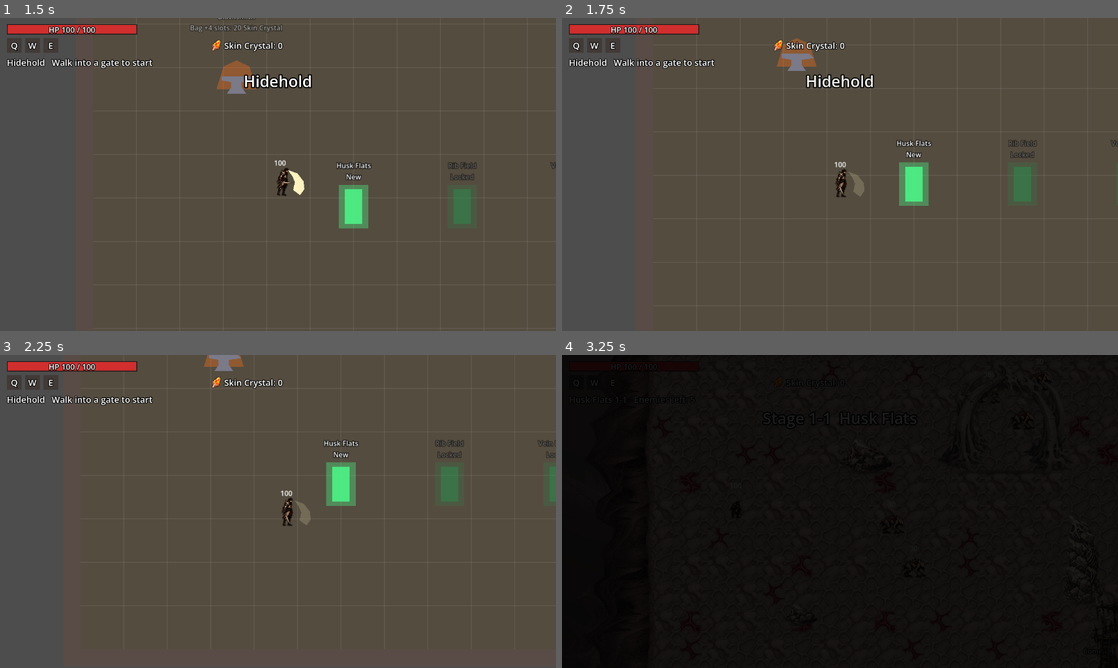
Above: before the commit, frames 1-4 (two rows, left to right).
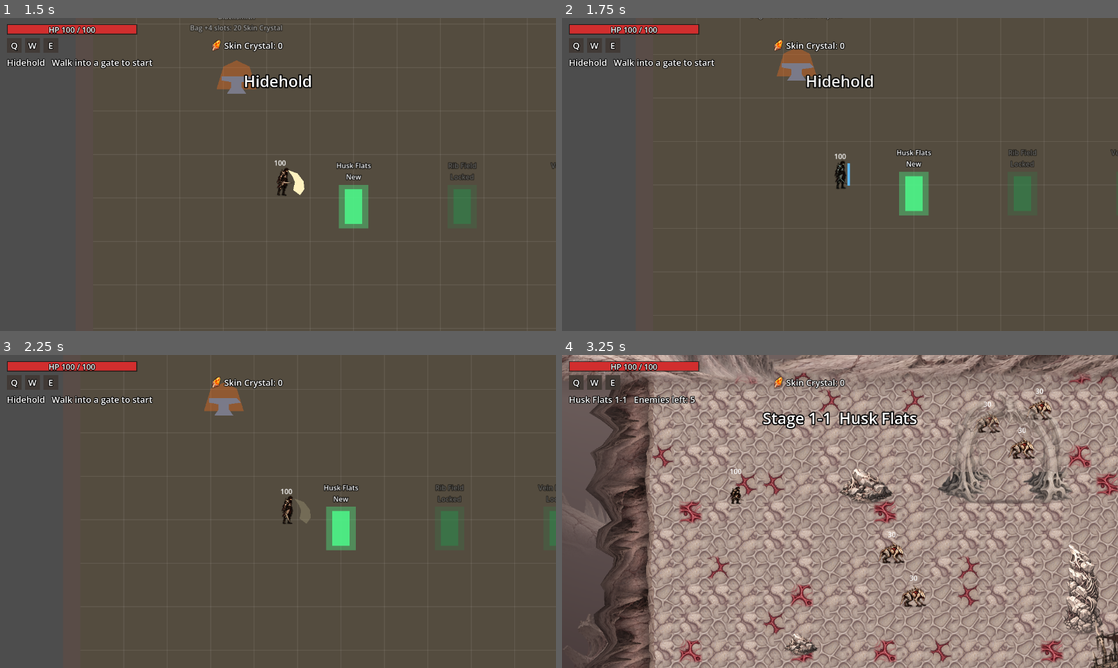
Above: after the commit, the same moments.

Repository: knc219-a11y/second-game
Game: Godot game, scene res://scenes/title.tscn
The game is run twice, just before and just after one commit, with the same random seed, the same clock (stepped at 60 frames per second) and the same inputs.
Inputs:
- Up to frame 1 (1.5 s): tap Enter (ui_accept) at 0.5, 0.77 s; hold Right (move_right) 0.53-1.28 s; hold X (attack) 0.53-1.28 s; tap Space (roll) at 0.8, 1.35 s; hold Down (move_down) from 1.28 s (still down)
- Up to frame 2 (1.75 s): keep holding Down (move_down); tap Enter (ui_accept) at 1.52 s; tap Z (parry, bound only after the commit) at 1.55 s
- Up to frame 3 (2.25 s): release Down (move_down) at 2.03 s; hold Right (move_right) from 2.03 s (still down); hold X (attack) from 2.03 s (still down); tap Z (parry, bound only after the commit) at 2.1 s
- Up to frame 4 (3.25 s): release Right (move_right) at 2.78 s; release X (attack) at 2.78 s; hold Up (move_up) from 2.78 s (still down); tap X (attack) at 2.85 s; tap Enter (ui_accept) at 3.02 s; tap Space (roll) at 3.05 s

Frame 1 is identical in both runs. In frame 2, 1.8% of the frame differs, in the area x 35-100%, y 0-64%; in frame 3, 3.8%; in frame 4, 99%, in the area x 0-100%, y 0-100%.

Commit message:
Z parry: guard just before a melee swing lands cancels it and staggers the enemy
Co-Authored-By: Claude Opus 5.5 (1M context) <noreply@anthropic.com>
Claude-Session: https://claude.ai/code/session_01TRGKGnFGLNnyFZsrpUGuVL

Diff:
--- a/project.godot
+++ b/project.godot
@@ -73,6 +73,11 @@
 "events": [Object(InputEventKey,"resource_local_to_scene":false,"resource_name":"","device":-1,"window_id":0,"alt_press …(190 unchanged characters)…
 ]
 }
+parry={
+"deadzone": 0.5,
+"events": [Object(InputEventKey,"resource_local_to_scene":false,"resource_name":"","device":-1,"window_id":0,"alt_pressed":false,"shift_pressed":false,"ctrl_pressed":false,"meta_pressed":false,"pressed":false,"keycode":0,"physical_keycode":90,"key_label":0,"unicode":0,"location":0,"echo":false,"script":null)
+]
+}
 interact={
 "deadzone": 0.5,
 "events": [Object(InputEventKey,"resource_local_to_scene":false,"resource_name":"","device":-1,"window_id":0,"alt_press …(190 unchanged characters)…
--- a/scripts/enemy.gd
+++ b/scripts/enemy.gd
@@ -77,6 +77,14 @@
 # read and dodge) and hits for less.
 @export var counter_startup: float = 0.45
 @export var counter_damage: int = 5
+# Parried by the Player (player.gd try_parry): the swing or leap is cancelled,
+# it is pushed parry_push px away and stands dazed for stagger_duration s
+# (stagger_color tint): no moving or attacking, and hits on it don't set up a
+# counter. Its next swing waits stagger_attack_delay s more after that.
+@export var stagger_duration: float = 1.0
+@export var stagger_attack_delay: float = 0.3
+@export var parry_push: float = 20.0
+@export var stagger_color: Color = Color(0.55, 0.75, 1, 1)
 # Leap (Stage 1 camp leader only; off while leap_distance is 0): standing on the
 # Player's line leap_min..leap_range px away with the leap ready, it winds up
 # leap_startup s with the danger zone stretched over the whole jump, then jumps
@@ -187,6 +195,7 @@
 var counter_ready: bool = false
 var is_counter: bool = false
 var is_leaping: bool = false
+var stagger_left: float = 0.0
 var leap_cooldown_left: float = 0.0
 var warn_polygon: PackedVector2Array
 # Ranged variant: 1 = down, -1 = up while sidestepping round something, else 0.
@@ -228,6 +237,10 @@
 		cooldown_left -= delta
 	if leap_cooldown_left > 0.0:
 		leap_cooldown_left -= delta
+	if stagger_left > 0.0:
+		stagger_left -= delta
+		if stagger_left <= 0.0 and flash_time_left <= 0.0:
+			_paint(_body_color())
 
 	# Priority: knockback > attack > chase.
 	if knockback_time_left > 0.0:
@@ -235,6 +248,8 @@
 		knockback_time_left -= step
 		# move_and_collide so walls and other bodies stop the slide.
 		move_and_collide(Vector2(knockback_dir * knockback_push / knockback_duration * step, 0.0))
+	elif stagger_left > 0.0:
+		velocity = Vector2.ZERO
 	elif attack_phase != AttackPhase.NONE:
 		# Stands still for the whole attack so it never slides mid-swing.
 		velocity = Vector2.ZERO
@@ -565,6 +580,8 @@
 
 
 func _body_color() -> Color:
+	if stagger_left > 0.0:
+		return stagger_color
 	if attack_phase != AttackPhase.STARTUP:
 		return base_color
 	return counter_color if is_counter else telegraph_color
@@ -579,6 +596,9 @@
 	for area in hitbox.get_overlapping_areas():
 		var target := area.get_parent()
 		if target.has_method("take_damage"):
+			if target.has_method("try_parry") and target.try_parry(self):
+				parried(int(attack_pivot.scale.x))
+				return
 			# Push the Player the way the swing faces (left/right only).
 			target.take_damage(counter_damage if is_counter else attack_damage, int(attack_pivot.scale.x))
 			attack_landed = true
@@ -633,8 +653,21 @@
 		knockback_dir = direction
 		knockback_time_left = knockback_duration
 		knockback_push = knockback_distance * knockback_scale
-		if not super_armor and not is_ranged:
+		if not super_armor and not is_ranged and stagger_left <= 0.0:
 			counter_ready = true
+
+
+# The Player parried this swing (dir = the way it was swinging).
+func parried(dir: int) -> void:
+	_end_attack()
+	counter_ready = false
+	stagger_left = stagger_duration
+	cooldown_left = maxf(cooldown_left, stagger_duration + stagger_attack_delay)
+	if knockback_duration > 0.0:
+		knockback_dir = -dir
+		knockback_time_left = knockback_duration
+		knockback_push = parry_push
+	_paint(_body_color())
 
 
 # A one-off Label in the world (not on the enemy, which may die from this hit).
--- a/scripts/player.gd
+++ b/scripts/player.gd
@@ -279,6 +279,22 @@
 @export var hook_hit_pitch: float = 0.75
 @export var hook_color: Color = Color(0.95, 0.55, 0.5, 1)
 @export var shake_hook: float = 2.0
+# Parry (Z): optional. Facing an enemy, a press opens parry_window s of guard;
+# a melee swing or leap that would land on the Player in that time does no
+# damage and the enemy is staggered (enemy.gd parried(), stagger_duration),
+# an opening for a free combo. The guard is rooted: no moving, attacking or
+# rolling. A whiff stays rooted parry_recovery s more and parry_cooldown runs
+# from the press; a parry frees the Player at once and resets the cooldown.
+# Ranged shots aren't Z's job: an X swing already swats them (parry_pitch).
+# Placeholder look: a pale blue tint and a guard bar in front while open,
+# grey during the whiff recovery.
+@export var parry_window: float = 0.2
+@export var parry_recovery: float = 0.25
+@export var parry_cooldown: float = 0.8
+@export var parry_hitstop: float = 0.12
+@export var parry_color: Color = Color(0.6, 0.85, 1, 1)
+@export var parry_whiff_color: Color = Color(0.6, 0.6, 0.6, 1)
+@export var shake_parry: float = 5.0
 # A roll passes through enemy bodies (physics layer "enemy_body"); walls still
 # block it. Both ways are turned off: the Player ignores enemies, and its body
 # leaves "world" so chasing enemies don't get shoved ahead of the roll. If the
@@ -375,6 +391,11 @@
 var hook_dir: int = 1
 var hook_shape := RectangleShape2D.new()
 var hook_line: Line2D
+# Window + whiff recovery left (rooted while > 0); the guard is open while > parry_recovery.
+var parry_time_left: float = 0.0
+var parry_cooldown_left: float = 0.0
+var parry_bar: Polygon2D
+var parries: int = 0
 
 @onready var visual: Node2D = $Visual
 @onready var camera: Camera2D = $Camera2D
@@ -475,6 +496,7 @@
 	dash_shape.size = dash_hit_size
 	hook_shape.size = Vector2(hook_range, hook_height)
 	_build_hook_line()
+	_build_parry_bar()
 	_update_skill_label()
 	_update_material_label()
 	# Deferred: equip_pet adds the pet to the map, which is still adding its children now.
@@ -552,6 +574,9 @@
 		hook_cooldown_left -= delta
 		_update_skill_label()
 
+	if parry_cooldown_left > 0.0:
+		parry_cooldown_left -= delta
+
 	if shake_left > 0.0:
 		_update_shake(delta)
 
@@ -580,6 +605,15 @@
 	if hook_time_left > 0.0:
 		# Hooking: rooted, no roll, attack or other skill until it ends.
 		_update_hook(delta)
+		return
+
+	if parry_time_left > 0.0:
+		# Guarding or whiffed: rooted, no roll, attack or skill until it ends.
+		_update_parry(delta)
+		return
+
+	if roll_time_left <= 0.0 and parry_cooldown_left <= 0.0 and hurt_knockback_left <= 0.0 and Input.is_action_just_pressed("parry"):
+		_start_parry()
 		return
 
 	if roll_time_left <= 0.0 and roll_cooldown_left <= 0.0 and Input.is_action_just_pressed("roll"):
@@ -840,6 +874,69 @@
 	hook_line.points = PackedVector2Array([Vector2(hook_dir * 14, -32), Vector2(hook_dir * (14 + (hook_range - 14) * reach), -32)])
 	if hook_time_left <= 0.0:
 		_end_hook()
+
+
+func _build_parry_bar() -> void:
+	parry_bar = Polygon2D.new()
+	parry_bar.name = "ParryBar"
+	parry_bar.polygon = PackedVector2Array([Vector2(16, -58), Vector2(22, -58), Vector2(22, -6), Vector2(16, -6)])
+	parry_bar.color = parry_color
+	parry_bar.visible = false
+	visual.add_child(parry_bar)
+
+
+func _start_parry() -> void:
+	# Like the skills, the parry cancels any attack in progress.
+	if attack_phase != AttackPhase.NONE:
+		_cancel_attack()
+	parry_time_left = parry_window + parry_recovery
+	parry_cooldown_left = parry_cooldown
+	velocity = Vector2.ZERO
+	visual.modulate = parry_color
+	parry_bar.visible = true
+
+
+func _update_parry(delta: float) -> void:
+	parry_time_left -= delta
+	if parry_time_left <= 0.0:
+		_end_parry()
+	elif parry_time_left <= parry_recovery and parry_bar.visible:
+		# Window closed with nothing parried: the whiff recovery.
+		parry_bar.visible = false
+		visual.modulate = parry_whiff_color
+
+
+func _end_parry() -> void:
+	parry_time_left = 0.0
+	visual.modulate = Color(1, 1, 1, 1)
+	if parry_bar:
+		parry_bar.visible = false
+
+
+func is_parrying() -> bool:
+	return parry_time_left > parry_recovery
+
+
+# Called by an enemy whose melee hit is about to land (enemy.gd _apply_hit).
+# True = parried: no damage, and the enemy staggers itself.
+func try_parry(attacker: Node2D) -> bool:
+	if is_dead or not is_parrying():
+		return false
+	# Left/right only: the guard covers the side the Player faces.
+	var side := 1 if attacker.global_position.x >= global_position.x else -1
+	if side != facing:
+		return false
+	parries += 1
+	print("Parry!")
+	_end_parry()
+	parry_cooldown_left = 0.0
+	hit_sound.pitch_scale = 1.8
+	hit_sound.play()
+	_spawn_graze_spark(global_position + Vector2(facing * 22, -32))
+	_spawn_salvage_popup("PARRY!", parry_color)
+	_shake(shake_parry)
+	_start_hitstop(parry_hitstop)
+	return true
 
 
 func _end_hook() -> void:
@@ -2009,6 +2106,9 @@
 	_update_hp_bar()
 	print("Player HP: %d" % hp)
 	hurt_sound.play()
+	# A hit during the guard or whiff ends it so the push can apply.
+	if parry_time_left > 0.0:
+		_end_parry()
 	if hp <= 0:
 		_die()
 		return
@@ -2040,6 +2140,7 @@
 	_end_dash()
 	_end_whirl()
 	_end_hook()
+	_end_parry()
 	hurt_knockback_left = 0.0
 	shockwave_time_left = 0.0
 	shockwave_ring.visible = false
